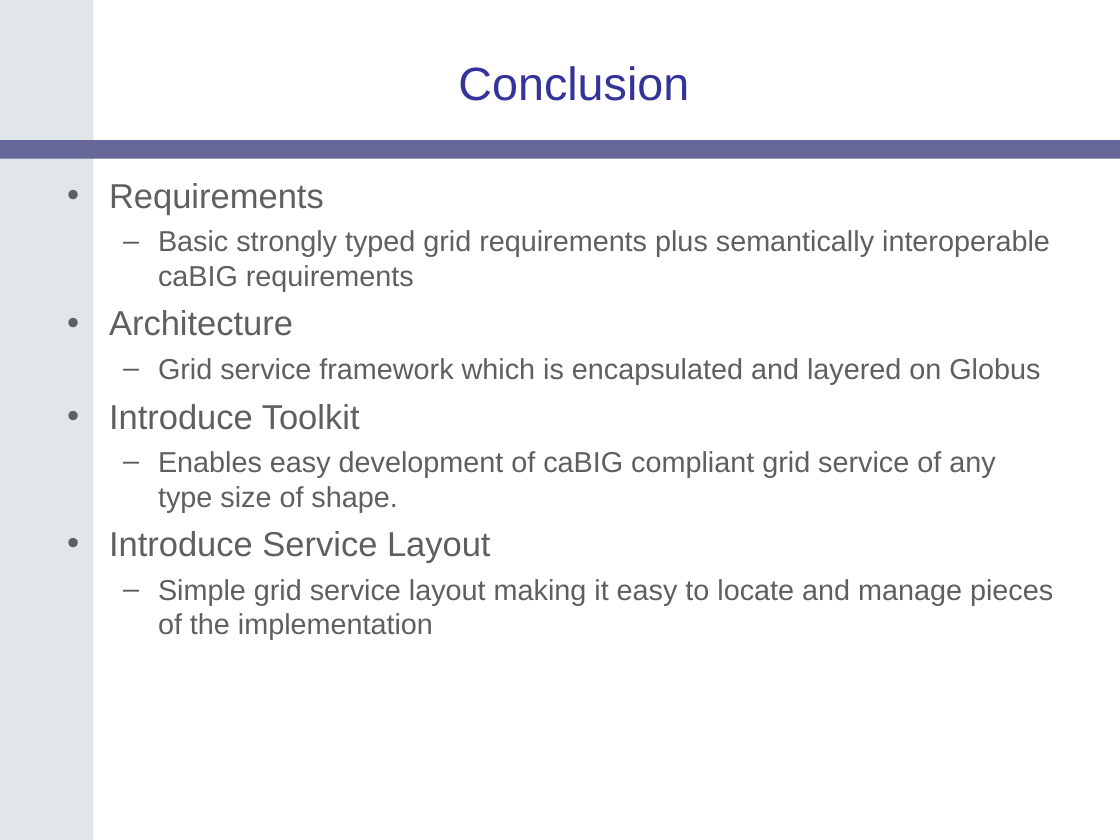
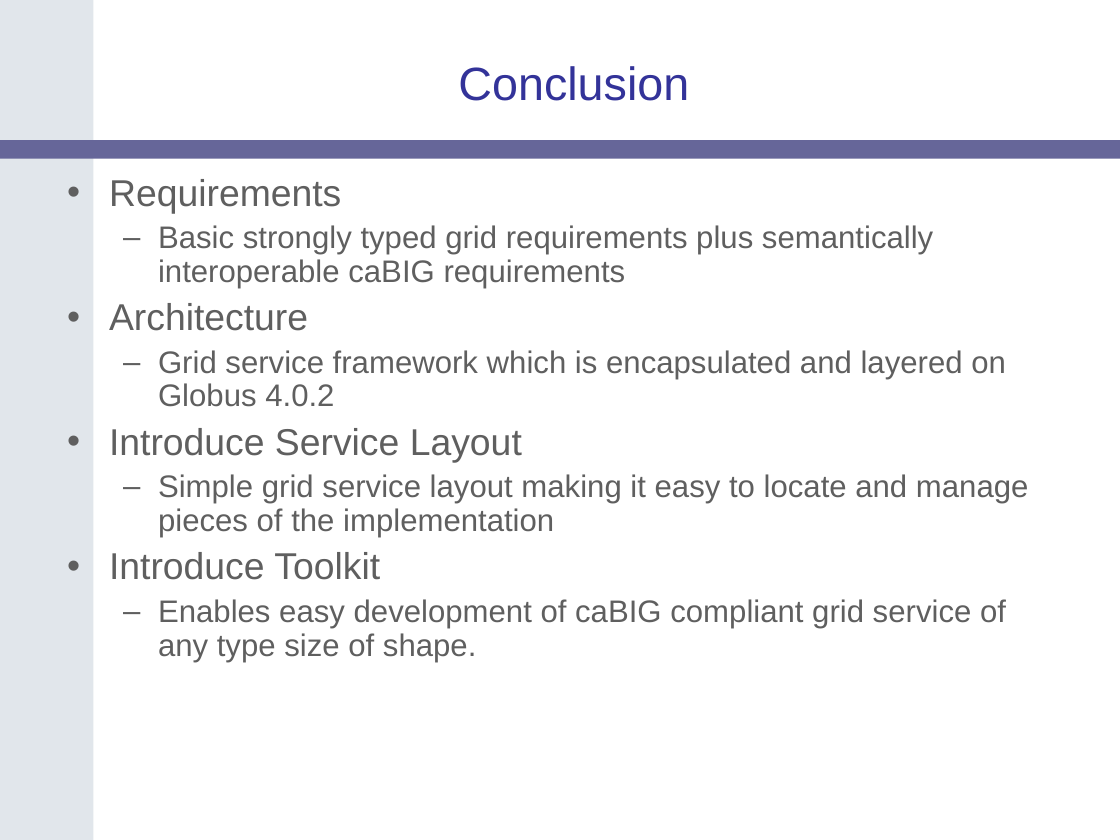
Before and after one commit to NCIP/cagrid-portal, a slide deck: slide 45 of cagrid-1-0/Documentation/presentations/200607_VCDE_ARCH/caGrid-Joint-F2F-Introduce.ppt. Drawn at 1120x840 pixels with LibreOffice and Linux fonts; fonts in the diff are those of the drawing; background and template pictures are left out. Boxes give left, top, right and bottom in pixels: in the first picture for what was removed or moved away, otherwise in the second. Text is boxed around its words. In the diff, an @@ line names an element or a change of style, - is before the commit and + after.

```diff
--- a/cagrid-1-0/Documentation/presentations/200607_VCDE_ARCH/caGrid-Joint-F2F-Introduce.ppt
+++ b/cagrid-1-0/Documentation/presentations/200607_VCDE_ARCH/caGrid-Joint-F2F-Introduce.ppt
@@ text at (109, 179, 1006, 662): size 22.2 to 24 pt in "Requirements", "Architecture", "Introduce Toolkit"; size 18.5 to 20 pt in "Basic strongly typed grid requirements plus semantically ...", "Enables easy development of caBIG compliant grid ..."; line spacing 1 to 0.9 @@
@@ text at (109, 350, 1029, 537): text changed; size 18.5 to 20 pt @@
-  – Grid service framework which is encapsulated and layered on Globus
+  – Grid service framework which is encapsulated and layered on Globus 4.0.2
+• Introduce Service Layout
+  – Simple grid service layout making it easy to locate and manage pieces of the implementation
@@ text at (109, 531, 1053, 640): paragraphs removed @@
-• Introduce Service Layout
-  – Simple grid service layout making it easy to locate and manage pieces of the implementation
```
Also in this commit, not shown: 1 other slide changed, 1 slide added.
